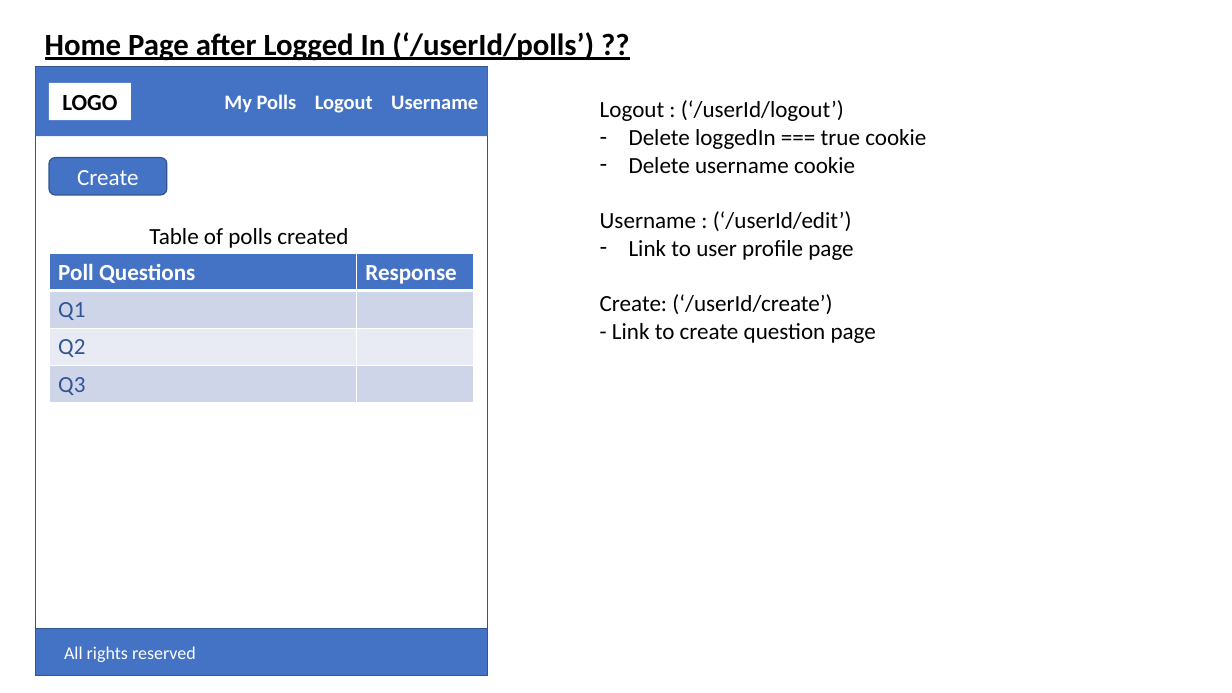
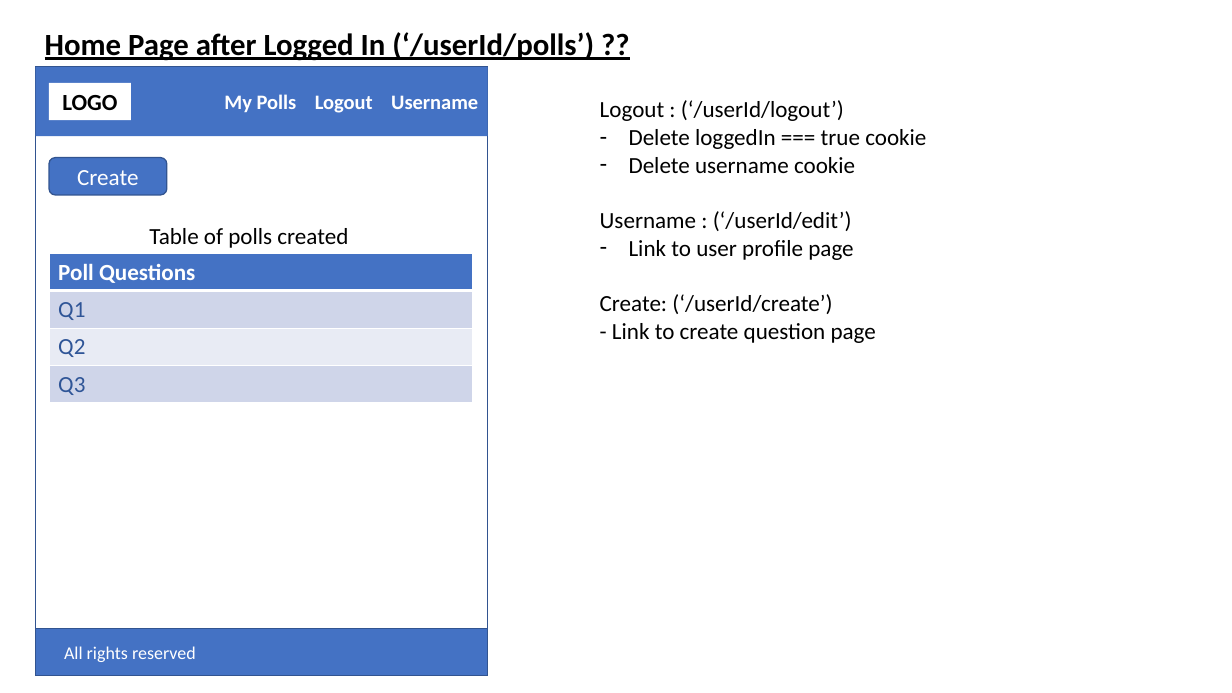
Before and after one commit to ElaineChoo/project2, a slide deck: slide 4 of pre-project/Wireframe & ERD_Live Poll.pptx. Drawn at 1232x693 pixels with LibreOffice and Linux fonts; fonts in the diff are those of the drawing. Boxes give left, top, right and bottom in pixels: in the first picture for what was removed or moved away, otherwise in the second. Text is boxed around its words. In the diff, an @@ line names an element or a change of style, - is before the commit and + after.

```diff
--- a/pre-project/Wireframe & ERD_Live Poll.pptx
+++ b/pre-project/Wireframe & ERD_Live Poll.pptx
@@ table at [49,254,472,404] @@
-column 2: Response |  |  | 
```
Also in this commit, not shown: 3 other files.
